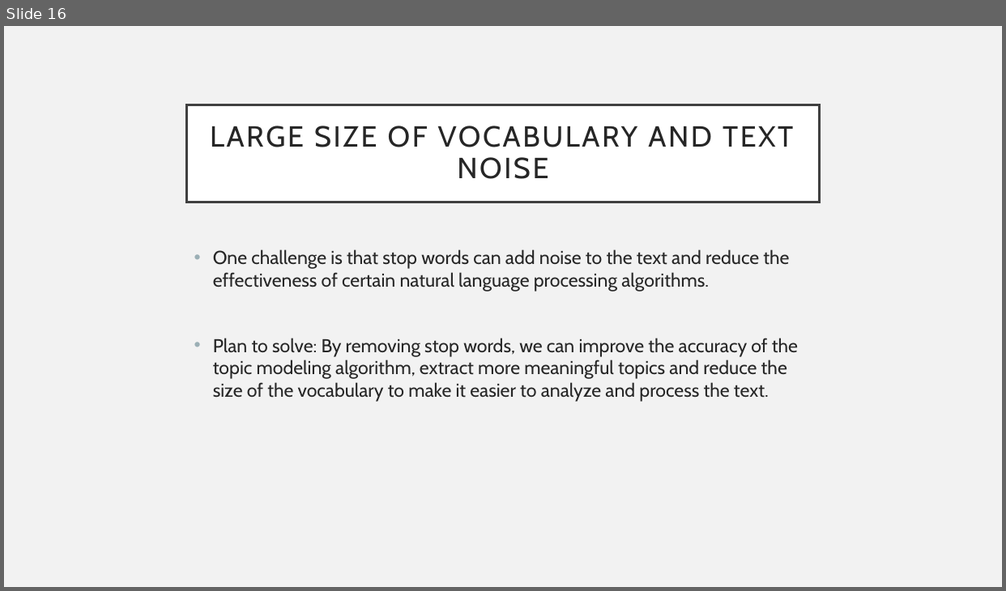
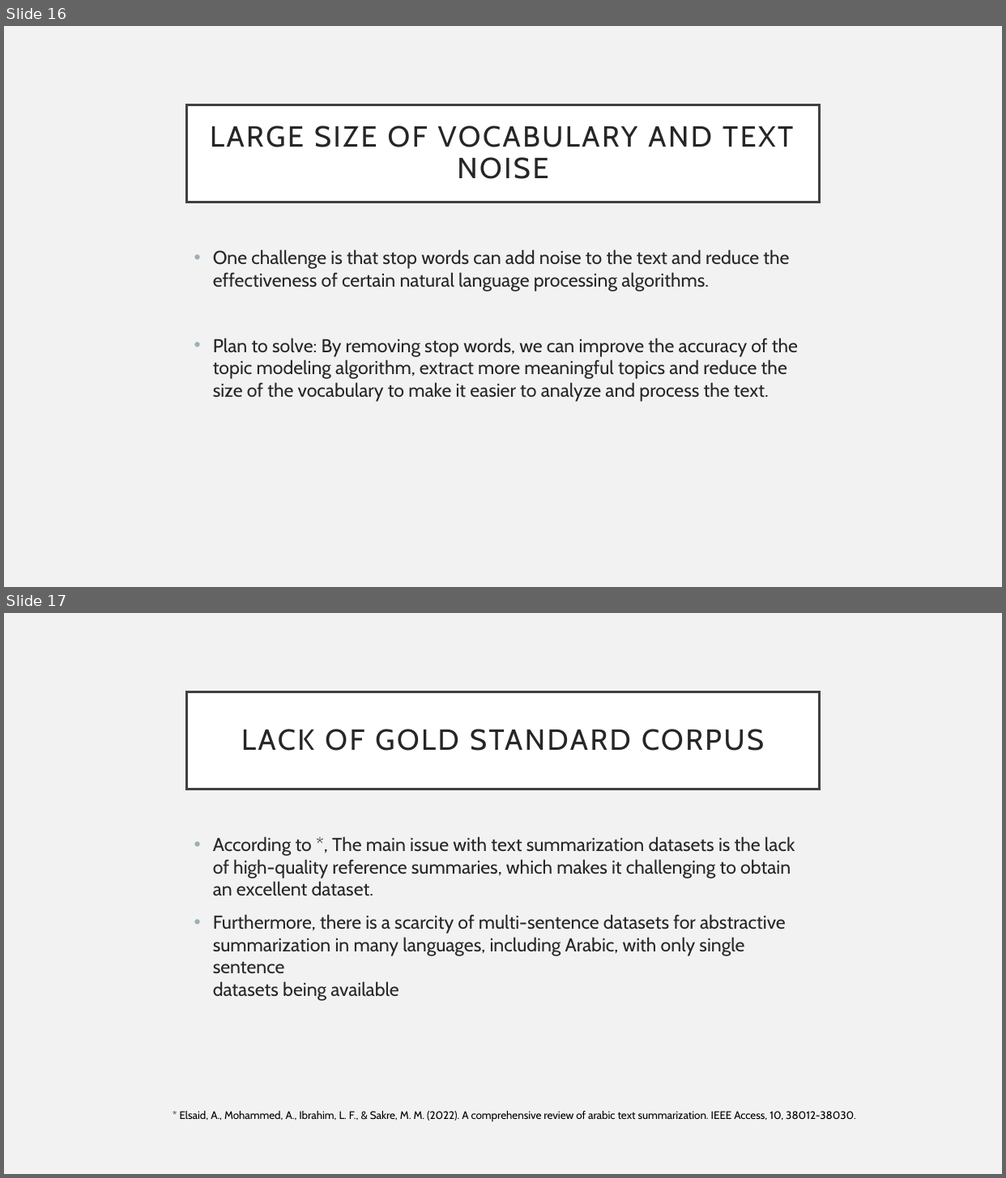
Before and after one commit to marwankhalid9876/NLP-Project, a slide deck: First Presentation.pptx. Shown one above the other, each under a label of ours: slide 16 before the commit, slides 16 and 17 after it. The pictures are 1006x591 and 1006x1178 pixels, drawn with LibreOffice and Linux fonts; fonts in the diff are those of the drawing. Boxes give left, top, right and bottom in pixels: in the first picture for what was removed or moved away, otherwise in the second. Text is boxed around its words. In the diff, an @@ line names an element or a change of style, - is before the commit and + after.

```diff
--- a/First Presentation.pptx
+++ b/First Presentation.pptx
@@ slide 17 added at (x1=4, y1=613, x2=1002, y2=1174), background #F2F2F2 @@
@@ title added at (x1=187, y1=692, x2=819, y2=789), fill #FFFFFF, outline #404040 2.5 pt, 28 pt, text #262626 @@
+LACK OF GOLD STANDARD CORPUS
@@ text added at (x1=213, y1=837, x2=795, y2=1001), 18 pt, text #262626 @@
+• According to *, The main issue with text summarization datasets is the lack of high-quality reference summaries, which makes it challenging to obtain an excellent dataset.
+• Furthermore, there is a scarcity of multi-sentence datasets for abstractive summarization in many languages, including Arabic, with only single sentence
+  datasets being available
@@ text added at (x1=180, y1=1111, x2=856, y2=1122), 10.5 pt, text #000000 @@
+* Elsaid, A., Mohammed, A., Ibrahim, L. F., & Sakre, M. M. (2022). A comprehensive review of arabic text summarization. IEEE Access, 10, 38012-38030.
```
Also in this commit, not shown: 3 slides changed, 4 other files.
